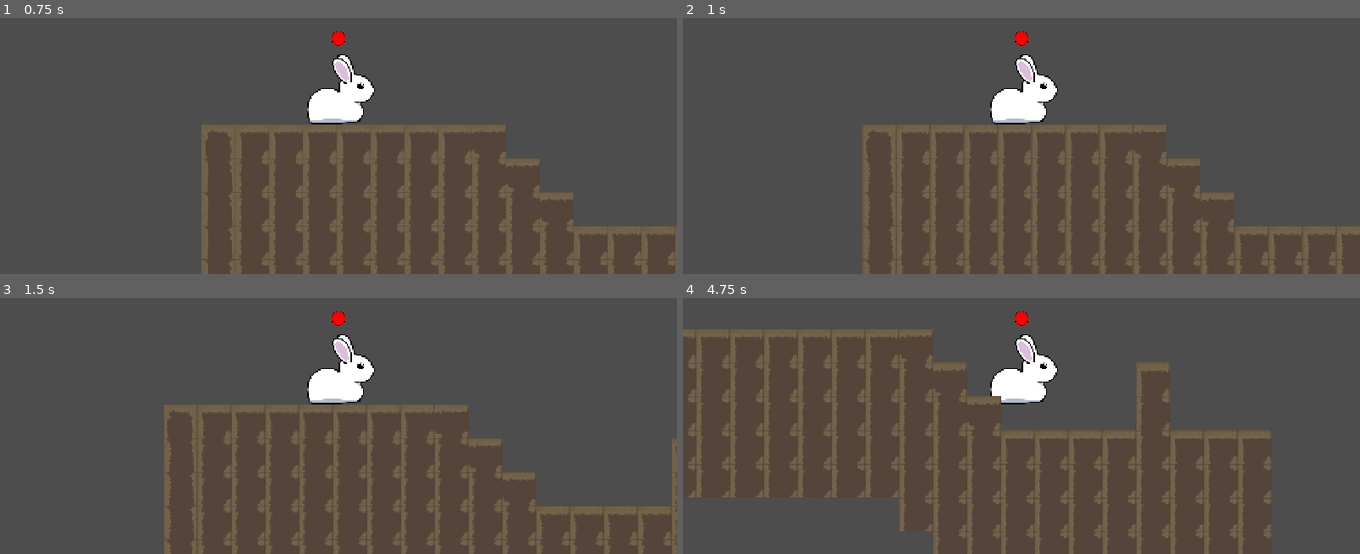
Above: before the commit, frames 1-4 (two rows, left to right).
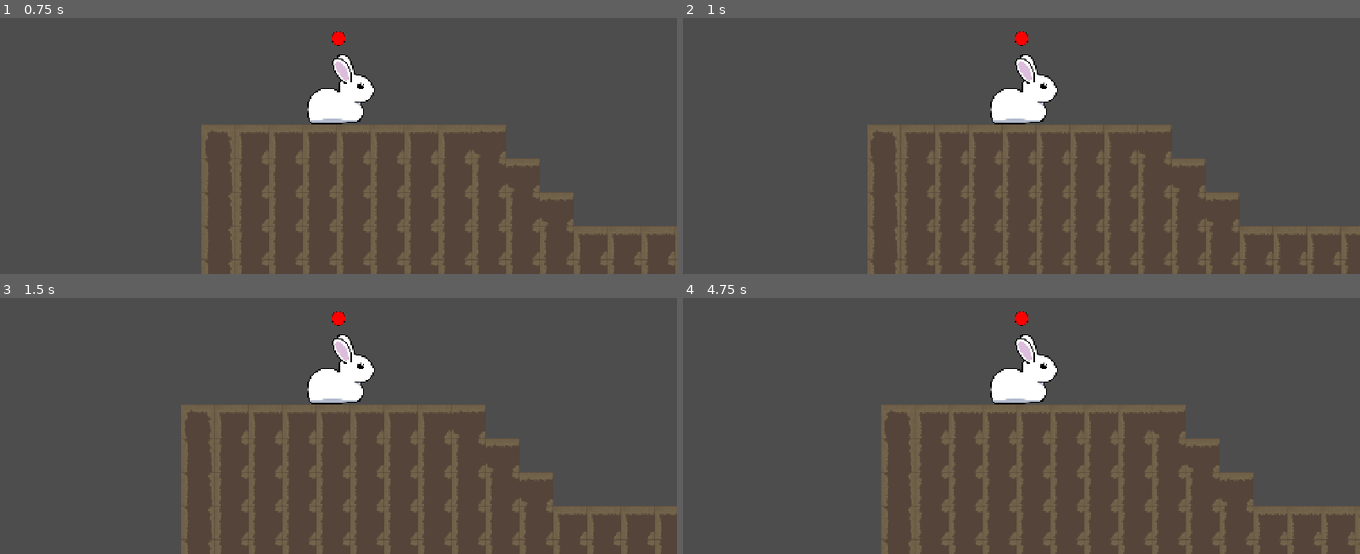
Above: after the commit, the same moments.

Repository: kaskadiia/haven-jam
Game: Godot game, scene res://scenes/game.tscn
Same seed, same stepped clock (60 frames per second), same inputs: the game is played once before the commit and once after it.
Inputs (mouse positions are in pixels of both pictures, inside the frame that each line leads up to):
- Up to frame 1 (0.75 s): move the mouse to (487, 64) at 0.52 s; tap Space (charge) at 0.6 s
- Up to frame 2 (1 s): click (1170, 64) at 0.77 s; click (1170, 64) at 0.8 s
- Up to frame 3 (1.5 s): click (487, 344) at 1.07 s; move the mouse to (203, 382) at 1.27 s; click (203, 382) at 1.35 s
- Up to frame 4 (4.75 s): click (886, 382) at 1.52 s; tap Space (charge) at 1.55, 2.1, 2.85, 4.35 s; click (886, 382) at 1.82 s; move the mouse to (outside the picture) at 2.02 s; click (outside the picture) at 2.3 s; move the mouse to (987, 438) at 2.77 s; click (987, 438) at 3.02 s; click (987, 438) at 3.32 s; move the mouse to (1224, 420) at 3.52 s; click (1224, 420) at 3.6 s; click (1224, 420) at 3.77 s; click (1224, 420) at 4.07 s; move the mouse to (818, 305) at 4.27 s; click (818, 305) at 4.52 s

Frame 1 is identical in both runs. In frame 2, 6.2% of the frame differs, in the area x 26-99%, y 41-100%; in frame 3, 12%; in frame 4, 18%, in the area x 0-100%, y 12-100%.

Commit message:
modified chsrge

Diff:
--- a/scripts/player.gd
+++ b/scripts/player.gd
@@ -26,9 +26,15 @@
 
 	if Input.is_action_just_pressed("charge"):
 		charge += 0.5
+	elif not Input.is_action_just_pressed("charge") and charge >= 0.1:
+		charge -= 0.01
+
+
+
 
 
 	if Input.is_action_just_pressed("jump") and is_on_floor():
 		velocity = direction * speed * charge
+		charge -= charge
 #
 	move_and_slide()
